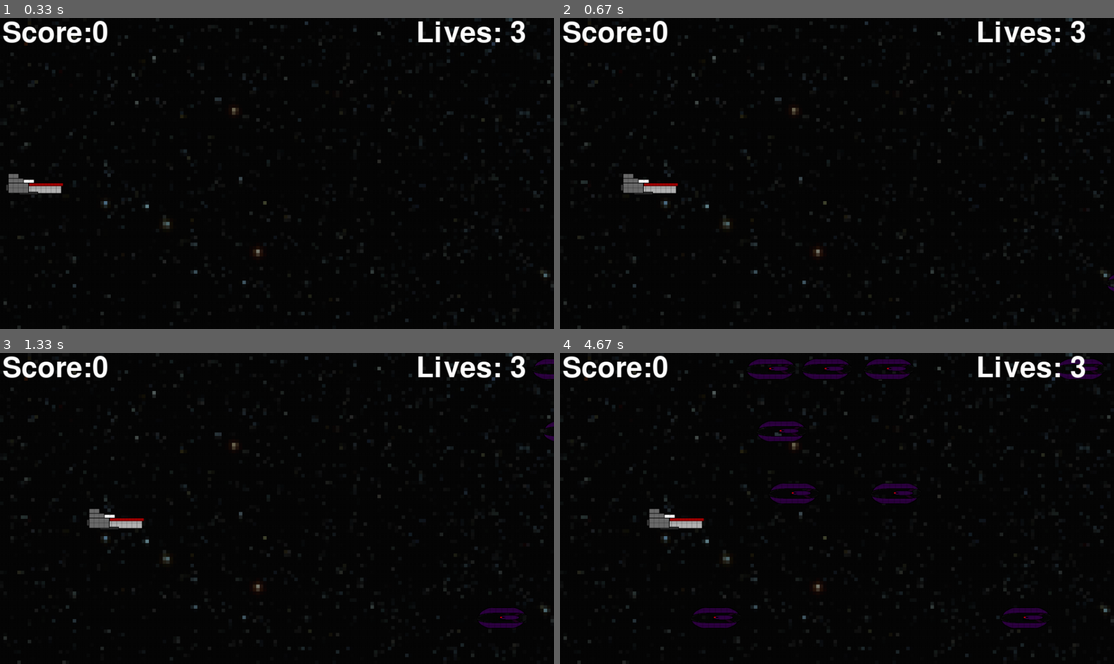
Above: before the commit, frames 1-4 (two rows, left to right).
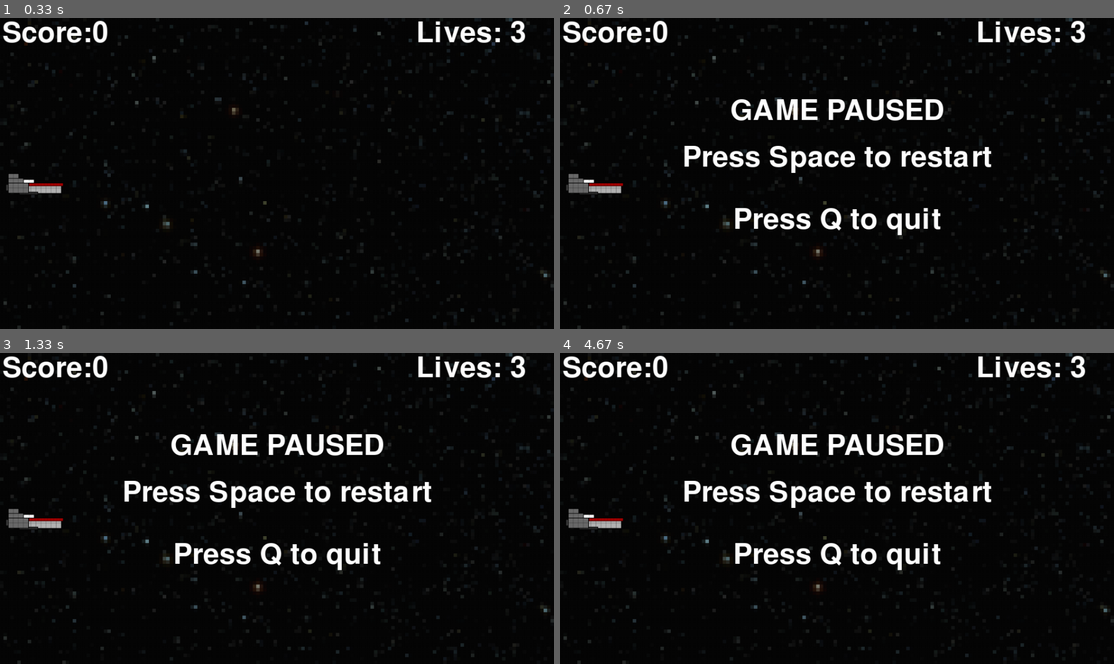
Above: after the commit, the same moments.

Repository: Demi-hero/UoN_Game_Project
Game: pygame game, started from Main.py
Two runs of this game, one before a commit and one after it. Both use one fixed random seed, a clock stepped at 60 frames per second and the inputs below.
Inputs (mouse positions are in pixels of both pictures, inside the frame that each line leads up to):
- Up to frame 1 (0.33 s): no input
- Up to frame 2 (0.67 s): hold P from 0.33 s (still down); hold Right from 0.33 s (still down); move the mouse to (814, 185) at 0.37 s
- Up to frame 3 (1.33 s): release P at 0.8 s; release Right at 0.8 s
- Up to frame 4 (4.67 s): no input

Frame 1 is identical in both runs. In frame 2, 5.2% of the frame differs, in the area x 1-100%, y 26-88%; in frame 3, 5.6%; in frame 4, 7.1%, in the area x 1-98%, y 1-89%.

Commit message:
Pause Screen Creation
Game over screen is now a bit more logical.

Pause screen now exists. It locks the game forever forcing you to kill it but its there.

Diff:
--- a/event_handler.py
+++ b/event_handler.py
@@ -31,6 +31,17 @@
             for bullet in Sprites.clip:
                 if not bullet.alive:
                     bullet.fire(self.player_xpos, self.player_ypos)
+        elif event.key == pyg.K_p:
+            self.message_display("GAME PAUSED", .30)
+            self.message_display("Press Space to restart")
+            self.message_display("Press Q to quit", .65)
+            pyg.display.update()
+            while True:
+                for event in pyg.event.get():
+                    if event.type == pyg.K_p:
+                        break
+                    if event.type == pyg.K_q:
+                        pyg.quit()
 
     def on_key_up(self, event):
         if event.key == pyg.K_LEFT or event.key == pyg.K_RIGHT:
@@ -59,9 +70,16 @@
     def on_mbutton_down(self, event):
         pass
     def on_minimize(self):
+        # freeze all updates
         pass
     def on_restore(self):
-        pass
+        self.message_display("GAME PAUSED")
+        self.message_display("Press Space to restart")
+        pyg.display.update()
+        while True:
+            for event in pyg.event.get():
+                if event.type == pyg.K_SPACE:
+                    break
     def on_resize(self,event):
         pass
     def on_expose(self):
